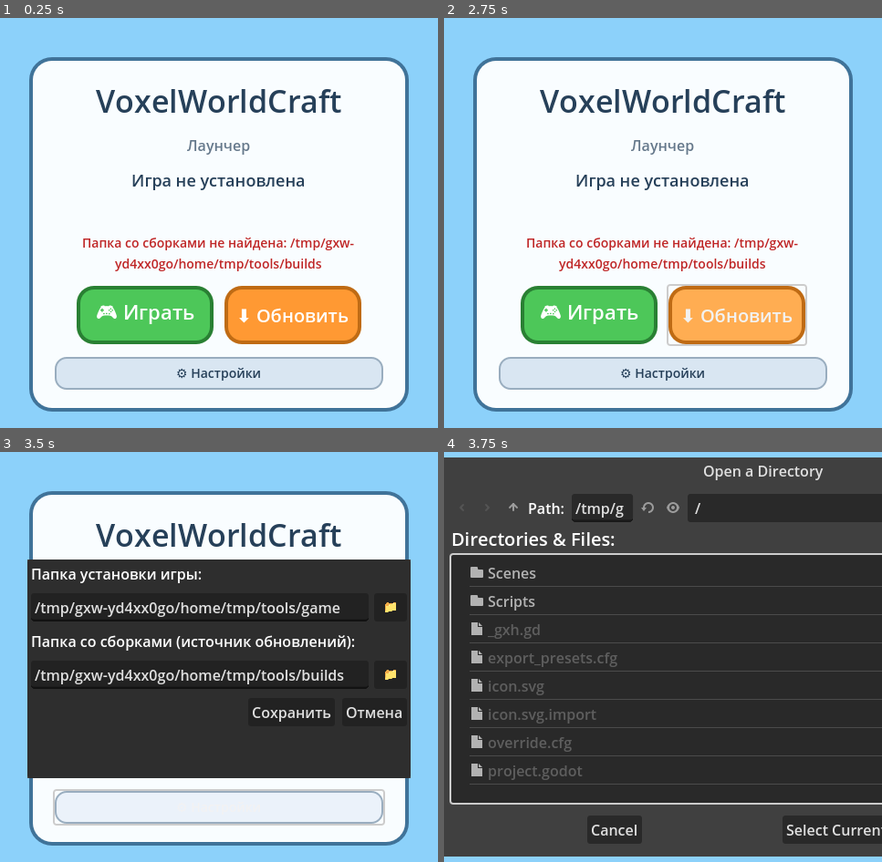
Above: before the commit, frames 1-4 (two rows, left to right).
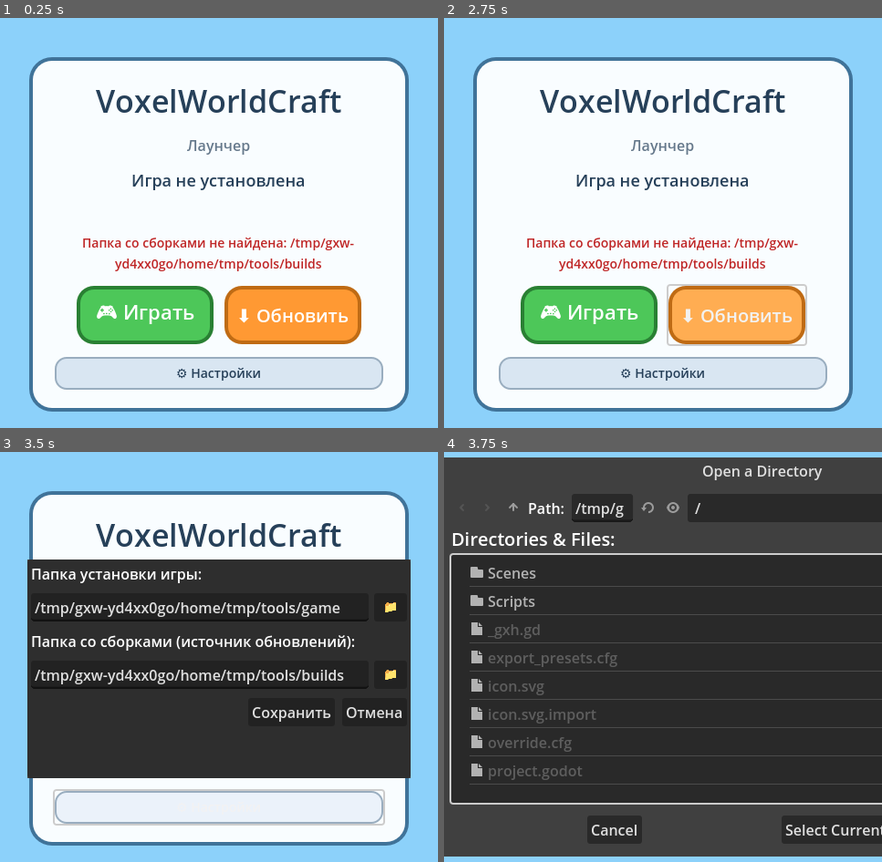
Above: after the commit, the same moments.

Repository: megumi-joy/VoxelWorldCraft
Game: Godot game, scene res://Scenes/Main.tscn
Same seed, same stepped clock (60 frames per second), same inputs: the game is played once before the commit and once after it.
Inputs:
- Up to frame 1 (0.25 s): no input
- Up to frame 2 (2.75 s): click "🎮 Играть" at 0.5 s; click "🎮 Играть" at 1.25 s; click "⬇ Обновить" at 2 s
- Up to frame 3 (3.5 s): click "⚙ Настройки" at 2.75 s
- Up to frame 4 (3.75 s): click "📁" at 3.5 s

Frames 1-3 are identical in both runs. In frame 4, 0.6% of the frame differs, in the area x 59-100%, y 3-94%.

Commit message:
fix(launcher): preserve executable bit when copying game build files
DirAccess.copy_absolute() does not carry over Unix permission bits on
Linux -- verified locally: a chmod +x source file lands as a plain 0644
copy. Left as-is, the update flow would silently break "Play" after
every install/update on Linux (the copied VoxelWorldCraft.x86_64 would
no longer be executable), even though the copy itself reports OK.

Re-apply the source file's unix permissions via
FileAccess.get/set_unix_permissions() after every file copy in
_copy_dir_recursive(). No-op/harmless on Windows.

Re-verified with a throwaway functional test (removed before commit,
same as the prior commit's verification): a chmod 755 fixture file
copies through LocalFolderSource.fetch_update() and comes out 755 on
the other end.

Co-Authored-By: Claude Opus 4.8 (1M context) <noreply@anthropic.com>

Diff:
--- a/launcher/Scripts/LocalFolderSource.gd
+++ b/launcher/Scripts/LocalFolderSource.gd
@@ -124,6 +124,15 @@
 				err = _copy_dir_recursive(src_path, dest_path)
 			else:
 				err = DirAccess.copy_absolute(src_path, dest_path)
+				# DirAccess.copy_absolute does NOT preserve the source
+				# file's permission bits on Linux (verified: a chmod +x
+				# game binary comes out of the copy as plain 0644) --
+				# without this, the copied VoxelWorldCraft.x86_64 would
+				# silently fail to launch via OS.create_process after
+				# every update. Re-apply the source's unix permissions on
+				# every copied file; harmless no-op on Windows.
+				if err == OK:
+					FileAccess.set_unix_permissions(dest_path, FileAccess.get_unix_permissions(src_path))
 			if err != OK:
 				dir.list_dir_end()
 				return err
